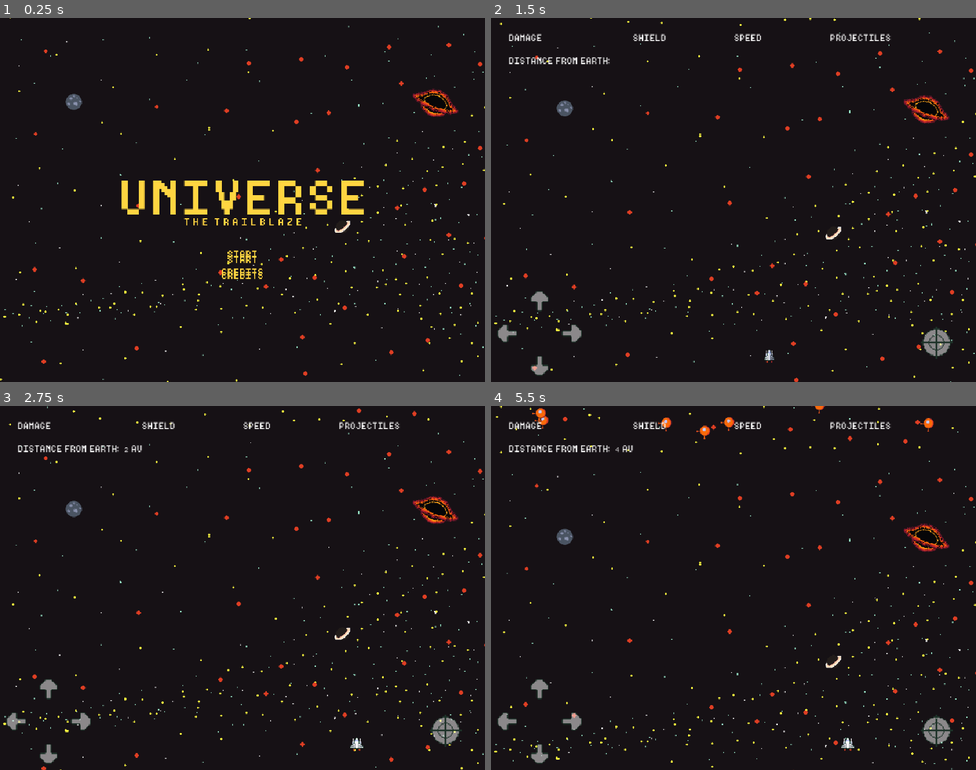
Above: before the commit, frames 1-4 (two rows, left to right).
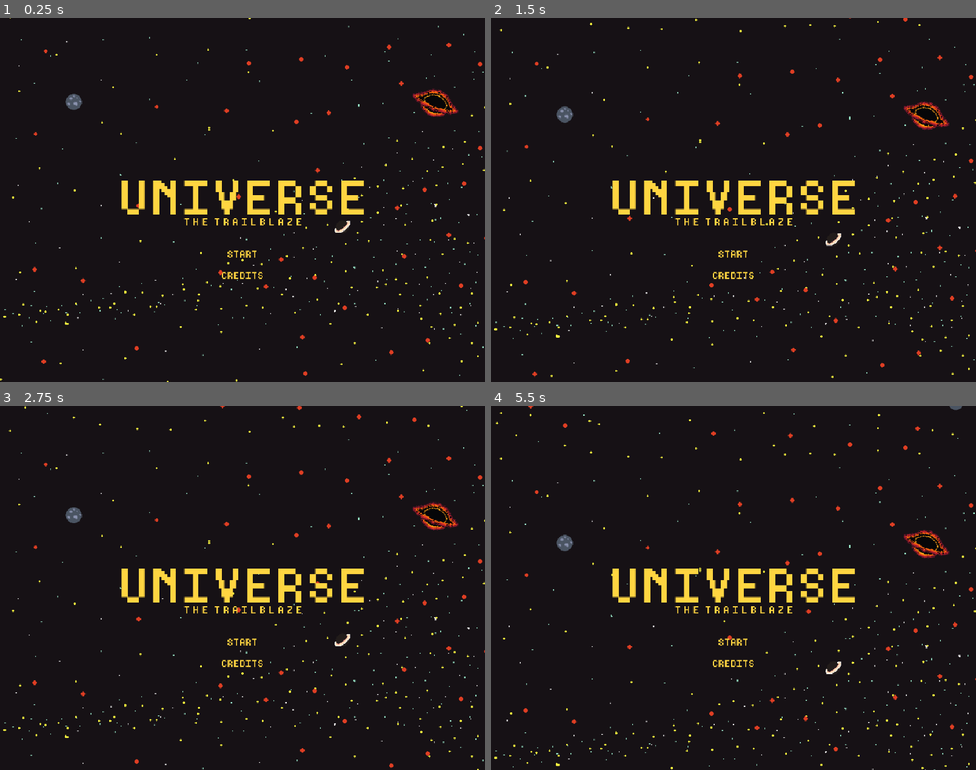
Above: after the commit, the same moments.

Repository: raysilent7/trailblazers
Game: Godot game, scene res://scenes/menu.tscn
The game is run twice, just before and just after one commit, with the same random seed, the same clock (stepped at 60 frames per second) and the same inputs. Sound files missing from this copy of the repository are replaced by a short silence.
Inputs (mouse positions are in pixels of both pictures, inside the frame that each line leads up to):
- Up to frame 1 (0.25 s): no input
- Up to frame 2 (1.5 s): click (733, 258) at 0.52 s; move the mouse to (840, 181) at 1.27 s; hold D (right) from 1.28 s (still down); hold Space (shoot) from 1.28 s (still down); click (840, 181) at 1.42 s
- Up to frame 3 (2.75 s): release D (right) at 2 s; release Space (shoot) at 2 s; drag from (145, 606) to (329, 697) at 2.02 s
- Up to frame 4 (5.5 s): move the mouse to (782, 507) at 2.77 s; hold D (right) 2.78-3.5 s; hold Space (shoot) 2.78-3.5 s; drag from (709, 660) to (927, 697) at 3.52 s; move the mouse to (879, 642) at 4.27 s; hold A (left) 4.28-5 s; hold Space (shoot) 4.28-5 s; drag from (588, 533) to (975, 409) at 5.02 s

The runs differ from the first frame. In frame 1, 0.1% of the frame differs, in the area x 45-55%, y 65-71%; in frame 2, 6.4%; in frame 3, 6.5%; in frame 4, 6.9%, in the area x 0-100%, y 0-100%.

Commit message:
versao mobile
- Adicionado controles e recursos necessarios para uma versao mobile (apenas android)
- Novos icons
- Alguns novos sprites

Diff:
--- a/scenes/gameOverPopup.tscn
+++ b/scenes/gameOverPopup.tscn
@@ -82,5 +82,12 @@
 texture_pressed = ExtResource("2_5e3rf")
 texture_hover = ExtResource("3_djrab")
 
+[node name="OKTouch" type="TouchScreenButton" parent="popupBox" unique_id=1861914974]
+position = Vector2(114, 225)
+texture_normal = ExtResource("1_7qw4h")
+texture_pressed = ExtResource("2_5e3rf")
+visibility_mode = 1
+
 [connection signal="mouse_entered" from="popupBox/OK" to="." method="onOkMouseEntered"]
 [connection signal="pressed" from="popupBox/OK" to="." method="onOkPressed"]
+[connection signal="pressed" from="popupBox/OKTouch" to="." method="onOkTouchPressed"]
--- a/scenes/main.tscn
+++ b/scenes/main.tscn
@@ -8,32 +8,31 @@
 [ext_resource type="FontFile" uid="uid://c8a3j0tp3iysd" path="res://assets/others/trailblaze.ttf" id="5_tefeu"]
 [ext_resource type="Script" uid="uid://bgfobqujckvr0" path="res://scripts/BG.gd" id="7_trceg"]
 [ext_resource type="Texture2D" uid="uid://c7wfjkptdmoc1" path="res://assets/images/tile1.png" id="8_tipki"]
-[ext_resource type="Texture2D" uid="uid://bhxv63hdxh3pu" path="res://assets/images/left arrow.png" id="9_85g3d"]
-[ext_resource type="Texture2D" uid="uid://d3fbeghtv33p5" path="res://assets/images/right arrow.png" id="10_trceg"]
-[ext_resource type="Texture2D" uid="uid://cxcfj3dd7ru05" path="res://assets/images/up arrow.png" id="11_a8y0u"]
-[ext_resource type="Texture2D" uid="uid://benndobrnu33p" path="res://assets/images/down arrow.png" id="12_jkv2x"]
+[ext_resource type="Script" uid="uid://b6eqsq5w2x3ra" path="res://scripts/mobileJoystick.gd" id="9_0ld40"]
+[ext_resource type="Texture2D" uid="uid://jsgqvsnwu04l" path="res://assets/images/joystick base.png" id="12_trceg"]
+[ext_resource type="Texture2D" uid="uid://bluknkoaeogfp" path="res://assets/images/directional.png" id="13_a8y0u"]
 [ext_resource type="Texture2D" uid="uid://djfhjujtgvub3" path="res://assets/images/shoot button.png" id="13_jbj1t"]
-[ext_resource type="Texture2D" uid="uid://eao0t6fii350" path="res://assets/images/left arrow pressed.png" id="13_muem4"]
-[ext_resource type="Texture2D" uid="uid://c83n4afomnns4" path="res://assets/images/right arrow pressed.png" id="15_dp3eg"]
-[ext_resource type="Texture2D" uid="uid://bjfimfpqk2gsk" path="res://assets/images/up arrow pressed.png" id="17_0ld40"]
 [ext_resource type="Texture2D" uid="uid://cg41bt8vvrpgv" path="res://assets/images/shoot button pressed.png" id="18_0ld40"]
-[ext_resource type="Texture2D" uid="uid://bmmkto6c3r0r8" path="res://assets/images/down arrow pressed.png" id="18_dp3eg"]
 
 [node name="Main" type="Node2D" unique_id=780503707]
 script = ExtResource("1_sugp2")
+metadata/_edit_lock_ = true
 
 [node name="BGParallax" type="Node2D" parent="." unique_id=713916239]
+metadata/_edit_lock_ = true
 
 [node name="far" type="Parallax2D" parent="BGParallax" unique_id=1518668737]
 repeat_size = Vector2(1024, 1024)
 ignore_camera_scroll = true
 script = ExtResource("7_trceg")
+metadata/_edit_lock_ = true
 
 [node name="TextureRect" type="TextureRect" parent="BGParallax/far" unique_id=323967914]
 offset_right = 40.0
 offset_bottom = 40.0
 texture = ExtResource("8_tipki")
 stretch_mode = 1
+metadata/_edit_lock_ = true
 
 [node name="distanceTravelled" type="Timer" parent="." unique_id=880972756]
 autostart = true
@@ -250,50 +249,23 @@
 expand_mode = 2
 stretch_mode = 3
 
-[node name="mobileControls" type="Control" parent="HUD" unique_id=347512534]
-layout_mode = 3
-anchors_preset = 12
-anchor_top = 1.0
-anchor_right = 1.0
-anchor_bottom = 1.0
-offset_top = -200.0
-grow_horizontal = 2
-grow_vertical = 0
-
-[node name="left" type="TouchScreenButton" parent="HUD/mobileControls" unique_id=52562532]
-position = Vector2(0, 72)
-texture_normal = ExtResource("9_85g3d")
-texture_pressed = ExtResource("13_muem4")
-action = "left"
-visibility_mode = 1
-
-[node name="right" type="TouchScreenButton" parent="HUD/mobileControls" unique_id=1987846639]
-position = Vector2(128, 72)
-texture_normal = ExtResource("10_trceg")
-texture_pressed = ExtResource("15_dp3eg")
-action = "right"
-visibility_mode = 1
-
-[node name="up" type="TouchScreenButton" parent="HUD/mobileControls" unique_id=640815871]
-position = Vector2(64, 8)
-texture_normal = ExtResource("11_a8y0u")
-texture_pressed = ExtResource("17_0ld40")
-action = "up"
-visibility_mode = 1
-
-[node name="down" type="TouchScreenButton" parent="HUD/mobileControls" unique_id=3715987]
-position = Vector2(64, 136)
-texture_normal = ExtResource("12_jkv2x")
-texture_pressed = ExtResource("18_dp3eg")
-action = "down"
-visibility_mode = 1
-
-[node name="shoot" type="TouchScreenButton" parent="HUD/mobileControls" unique_id=698440081]
-position = Vector2(850, 90)
+[node name="shoot" type="TouchScreenButton" parent="HUD" unique_id=698440081]
+position = Vector2(850, 610)
 texture_normal = ExtResource("13_jbj1t")
 texture_pressed = ExtResource("18_0ld40")
 action = "shoot"
 visibility_mode = 1
+
+[node name="joystick" type="Node2D" parent="HUD" unique_id=1148488641]
+script = ExtResource("9_0ld40")
+
+[node name="base" type="Sprite2D" parent="HUD/joystick" unique_id=217813915]
+position = Vector2(110, 610)
+texture = ExtResource("12_trceg")
+
+[node name="stick" type="Sprite2D" parent="HUD/joystick" unique_id=63487427]
+position = Vector2(110, 610)
+texture = ExtResource("13_a8y0u")
 
 [connection signal="timeout" from="distanceTravelled" to="." method="onDistanceTravelledTimeout"]
 [connection signal="timeout" from="preparationTimer" to="enemySpawner" method="onPreparationTimerTimeout"]
--- a/scripts/GameState.gd
+++ b/scripts/GameState.gd
@@ -5,7 +5,7 @@
 var actualWave: int = 1 #padrao 1
 var speedY: float = 50.0
 var isDebugMode: bool = false #padrao FALSE
-var isApkMode: bool = false
+var isApkMode: bool = true #TRUE somente quando for buildar pra android
 
 #Enemy types:
 #nebula
--- a/scripts/gameOverPopup.gd
+++ b/scripts/gameOverPopup.gd
@@ -12,3 +12,7 @@
 
 func onOkMouseEntered() -> void:
 	Audio.playButtonHover()
+
+func onOkTouchPressed() -> void:
+	Audio.playButtonPress()
+	get_tree().change_scene_to_file("res://scenes/menu.tscn")
--- a/scripts/main.gd
+++ b/scripts/main.gd
@@ -4,6 +4,7 @@
 @onready var cheats: Node2D = $cheats
 @onready var preparationTimer: Timer = $preparationTimer
 @onready var HUDLayer: CanvasLayer = $HUD
+@onready var joystick: Node2D = $HUD/joystick
 var upgradeScene: PackedScene = preload("res://scenes/upgrade.tscn")
 var gameOverPopupScene: PackedScene = preload("res://scenes/gameOverPopup.tscn")
 
@@ -12,6 +13,7 @@
 func _ready() -> void:
 	Audio.startMusicSystem()
 	cheats.visible = GameState.isDebugMode
+	joystick.visible = GameState.isApkMode
 
 func onArmorCheatPressed() -> void:
 	player.applyUpgrade("shield")
--- /dev/null
+++ b/scripts/mobileJoystick.gd
@@ -0,0 +1,32 @@
+extends Node2D
+
+var radius := 100.0
+var touchId := -1
+var output := Vector2.ZERO
+
+func _input(event):
+	if event is InputEventScreenTouch and event.pressed and touchId == -1:
+		touchId = event.index
+		updateStick(event.position)
+
+	elif event is InputEventScreenDrag and event.index == touchId:
+		updateStick(event.position)
+
+	elif event is InputEventScreenTouch and not event.pressed and event.index == touchId:
+		touchId = -1
+		output = Vector2.ZERO
+		resetStick()
+
+func updateStick(screenPos):
+	var localPos = to_local(screenPos)
+	var center = $base.position
+	var dir = localPos - center
+
+	if dir.length() > radius:
+		dir = dir.normalized() * radius
+
+	$stick.position = center + dir
+	output = dir / radius
+
+func resetStick():
+	$stick.position = $base.position
--- a/scripts/player.gd
+++ b/scripts/player.gd
@@ -3,6 +3,7 @@
 @onready var anim: AnimatedSprite2D = $shipAnimeSpr
 @onready var shield: Sprite2D = $shield
 @onready var hud: CanvasLayer = $"../../HUD"
+@onready var joystick: Node2D = $"../../HUD/joystick"
 
 var bulletScene: PackedScene = preload("res://scenes/bullet.tscn")
 var baseSpeed: float = 300.0
@@ -22,7 +23,7 @@
 
 func _physics_process(_delta: float) -> void:
 	if not destroyed:
-		var inputVector = Input.get_vector("left", "right", "up", "down")
+		var inputVector = getInputVector()
 		velocity = inputVector * currentSpeed
 		move_and_slide()
 		clampToScreen()
@@ -34,6 +35,15 @@
 	if shooting and canShoot:
 		shoot()
 		startFireCooldown()
+
+func getInputVector():
+	var v = Input.get_vector("left", "right", "up", "down")
+
+	if joystick:
+		if joystick.output.length() > 0:
+			v = joystick.output
+
+	return v
 
 func resolveAnimation(inputVector):
 	var baseAnim := "idle"
Binary file changed: assets/images/bullet.png
Binary file added: assets/images/directional.png
Not shown, added: assets/images/directional.png.import
Binary file added: assets/images/joystick base.png
Not shown, changed: assets/images/joystick base.png.import
Binary file changed: assets/images/shoot button pressed.png
Binary file changed: assets/images/shoot button.png
Not shown, changed: export_presets.cfg
Binary file removed: icon.png
Binary file added: icon144.png
Not shown, added: icon144.png.import
Binary file added: icon192.png
(and 2 more such lines)
